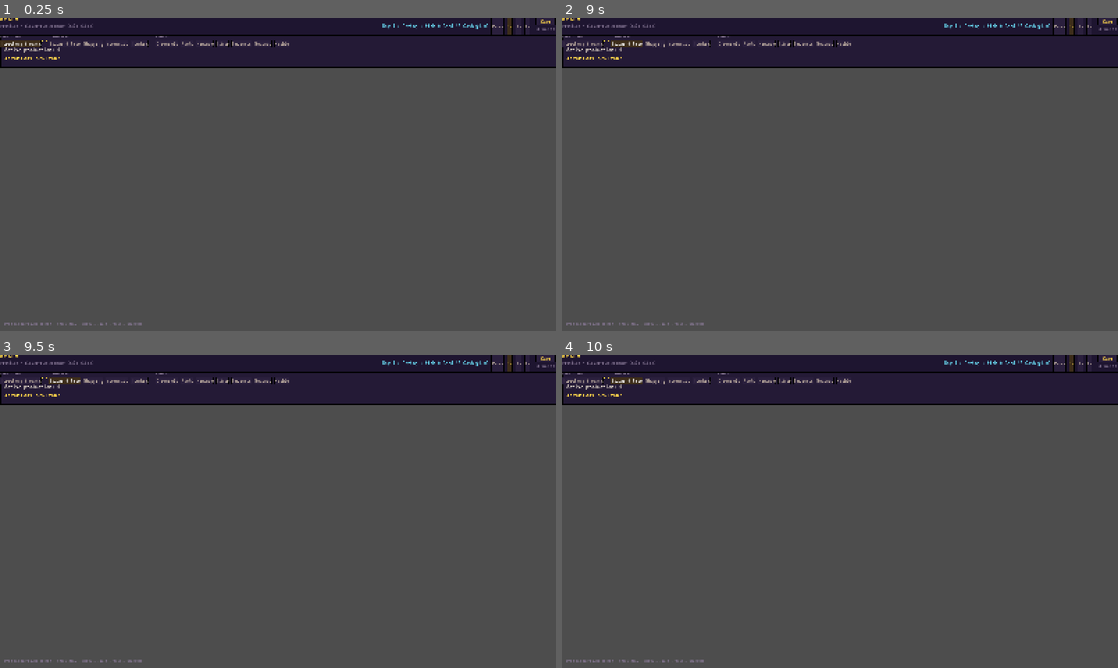
Above: before the commit, frames 1-4 (two rows, left to right).
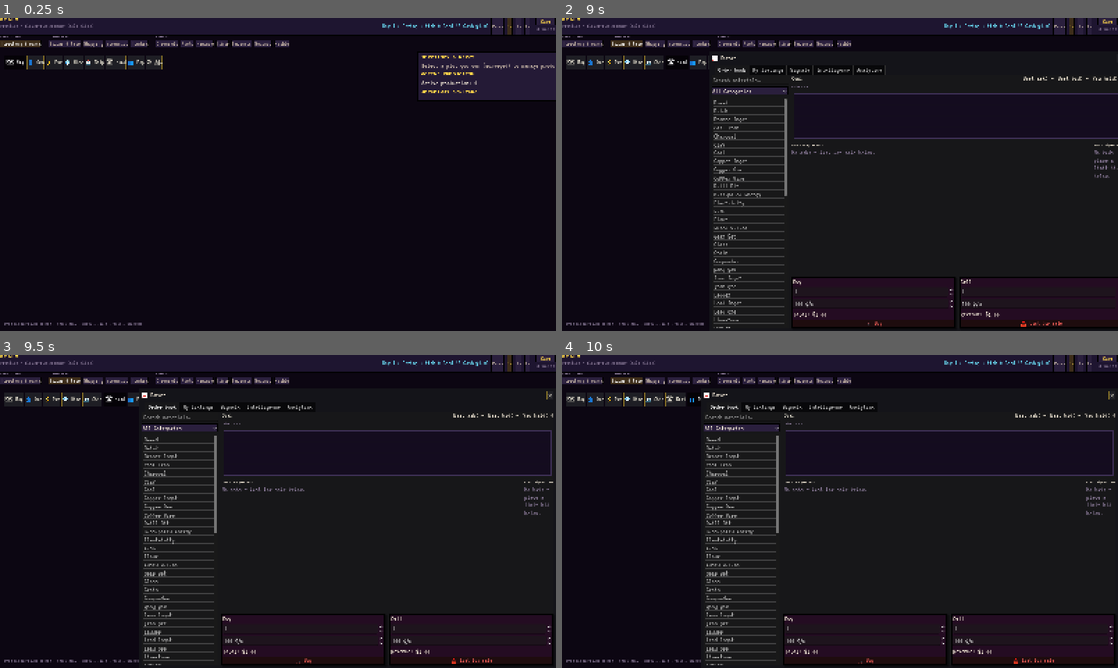
Above: after the commit, the same moments.

Repository: at6132/econ
Game: Godot game, scene res://scenes/Main.tscn
The game is run twice, just before and just after one commit, with the same random seed, the same clock (stepped at 60 frames per second) and the same inputs. This scene is started directly instead of the project's main scene.
Inputs (mouse positions are in pixels of both pictures, inside the frame that each line leads up to):
- Up to frame 1 (0.25 s): no input
- Up to frame 2 (9 s): click (578, 61) at 0.5 s, where only the run after the commit has a clickable "🗺 Map"; click "1x" at 1.25 s; click (595, 61) at 2 s, where only the run after the commit has a clickable "👤 Own"; click "2x" at 2.75 s; click (617, 61) at 3.5 s, where only the run after the commit has a clickable "⚡ Pwr"; click "4x" at 4.25 s; click (634, 61) at 5 s, where only the run after the commit has a clickable "💎 Mine"; click (612, 61) at 5.75 s, where only the run after the commit has a clickable "⚡ Pwr"; click (656, 61) at 6.5 s, where only the run after the commit has a clickable "🚢 Ship"; click "Territory & works" at 7.25 s; click (678, 61) at 8 s, where only the run after the commit has a clickable "🛣 Road"; click "Bazaar & tape" at 8.75 s
- Up to frame 3 (9.5 s): no input
- Up to frame 4 (10 s): click (695, 398) at 9.5 s, where only the run after the commit has a clickable "👥 Pop"

The runs differ from the first frame. In frame 1, 91% of the frame differs, in the area x 0-100%, y 5-100%; in frame 2, 90%; in frame 3, 90%; in frame 4, 90%.
Error before the commit: Parse Error: Unindent doesn't match the previous indentation level. (res://scenes/Main.gd:230)

Commit message:
godot: fix Main.gd parse error from multi-line lambda
GDScript can't parse a multi-line lambda passed as a positional arg
(_refresh_in_flight = false inside the get_world_feed callback tripped
'Unindent doesn't match the previous indentation level' at line 230).

Extract the feed callback to a named method _on_feed_refreshed.

Co-authored-by: Cursor <cursoragent@cursor.com>

Diff:
--- a/realm_client/scenes/Main.gd
+++ b/realm_client/scenes/Main.gd
@@ -220,17 +220,16 @@
 
 func _refresh_from_server() -> void:
 	_refresh_in_flight = true
-	# Three independent gets fire in parallel; ``_refresh_in_flight`` clears as
-	# the slowest (feed) returns so we don't pile up requests under load.
+	# Three independent gets fire in parallel; ``_refresh_in_flight`` clears
+	# when the slowest (feed) returns so we don't pile up requests under load.
 	API.get_world_summary(WorldState.party_id, func(s): WorldState.apply_summary(s))
 	API.get_world_player(func(p): WorldState.apply_player(p), WorldState.party_id)
-	API.get_world_feed(
-		func(f):
-			WorldState.apply_feed(f)
-			_refresh_in_flight = false
-		,
-		WorldState.feed_seen_tick,
-	)
+	API.get_world_feed(_on_feed_refreshed, WorldState.feed_seen_tick)
+
+
+func _on_feed_refreshed(data: Dictionary) -> void:
+	WorldState.apply_feed(data)
+	_refresh_in_flight = false
 
 
 ## Refresh the lean map view after a structural action (claim / survey /
